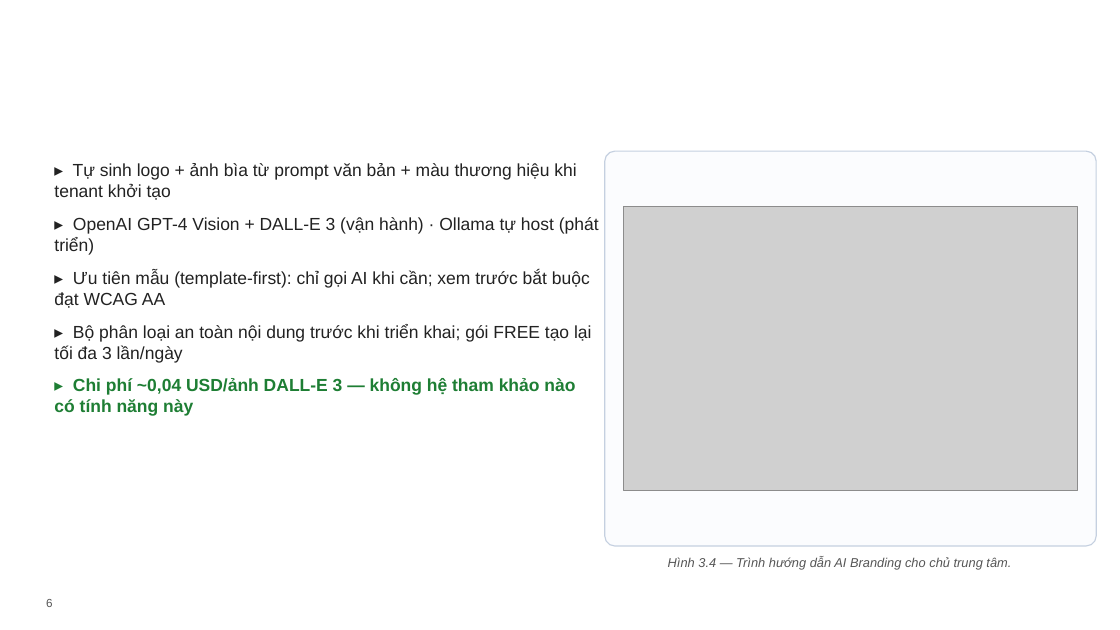
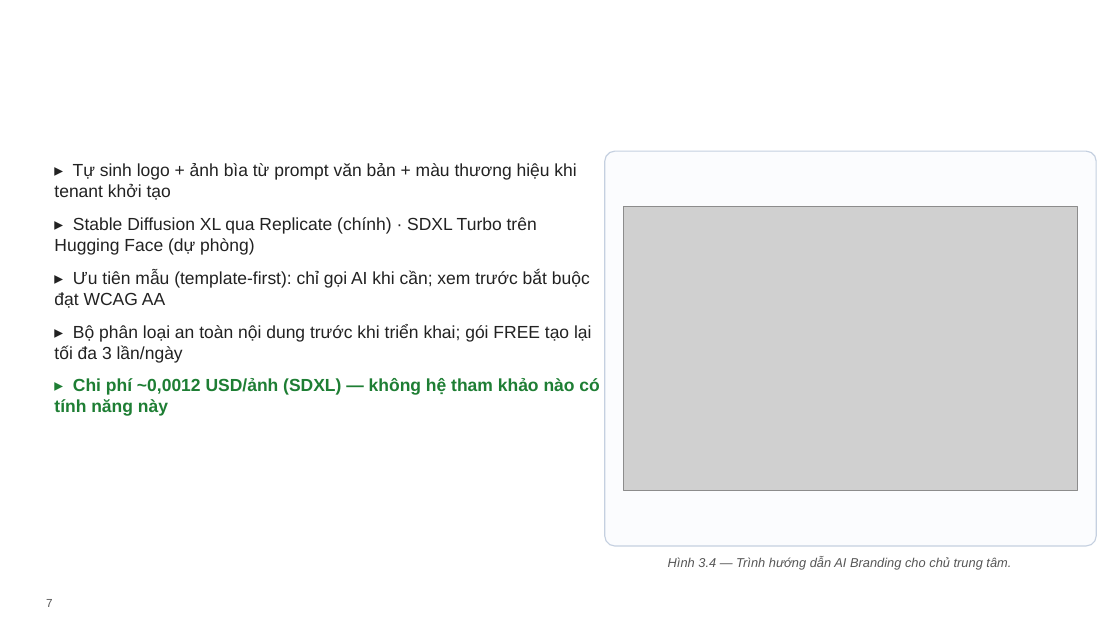
Before and after one commit to VictorAurelius/2026-Kite-Class-Platform, a slide deck: slide 7 of documents/08-thesis/defense/KiteHub-baove-khoaluan-20slide.pptx (slide 6 before the commit). Drawn at 1120x630 pixels with LibreOffice and Linux fonts; fonts in the diff are those of the drawing; grey boxes stand for pictures; background and template pictures are left out. Boxes give left, top, right and bottom in pixels: in the first picture for what was removed or moved away, otherwise in the second. Text is boxed around its words. In the diff, an @@ line names an element or a change of style, - is before the commit and + after.

```diff
--- a/documents/08-thesis/defense/KiteHub-baove-khoaluan-20slide.pptx
+++ b/documents/08-thesis/defense/KiteHub-baove-khoaluan-20slide.pptx
@@ text at [54, 217, 537, 255]: text changed @@
-▸ OpenAI GPT-4 Vision + DALL-E 3 (vận hành) · Ollama tự host (phát triển)
+▸ Stable Diffusion XL qua Replicate (chính) · SDXL Turbo trên Hugging Face (dự phòng)
@@ text at [54, 378, 599, 416]: text changed @@
-▸ Chi phí ~0,04 USD/ảnh DALL-E 3 — không hệ tham khảo nào có tính năng này
+▸ Chi phí ~0,0012 USD/ảnh (SDXL) — không hệ tham khảo nào có tính năng này
@@ text at [46, 599, 52, 607]: text changed @@
-6
+7
```
Also in this commit, not shown: 15 other slides changed, 2 slides added, 1 slide removed, 2 other files.
